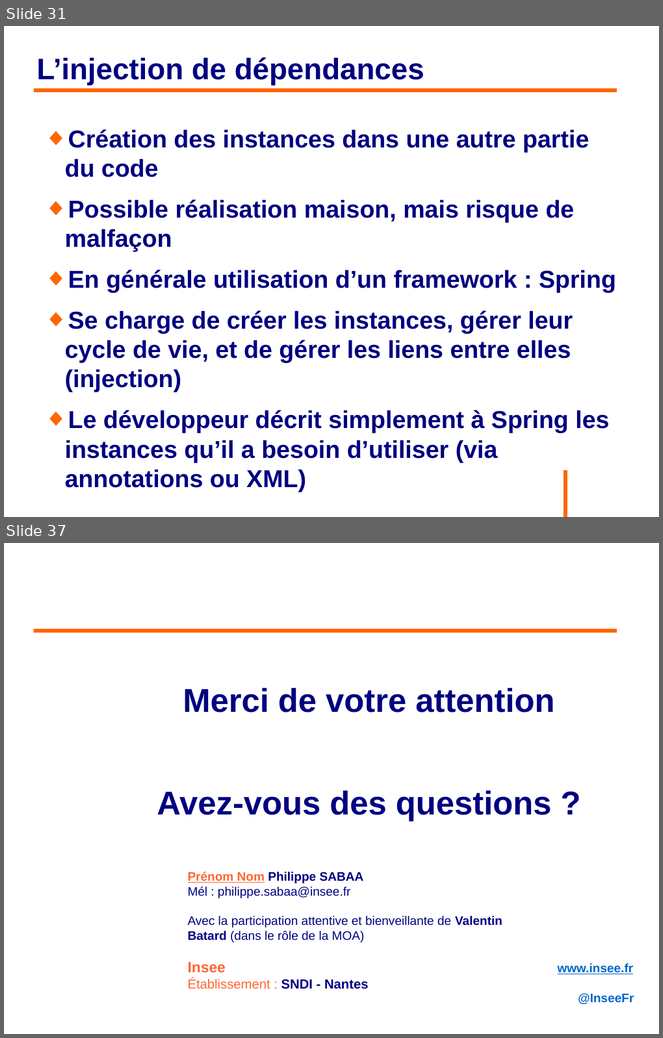
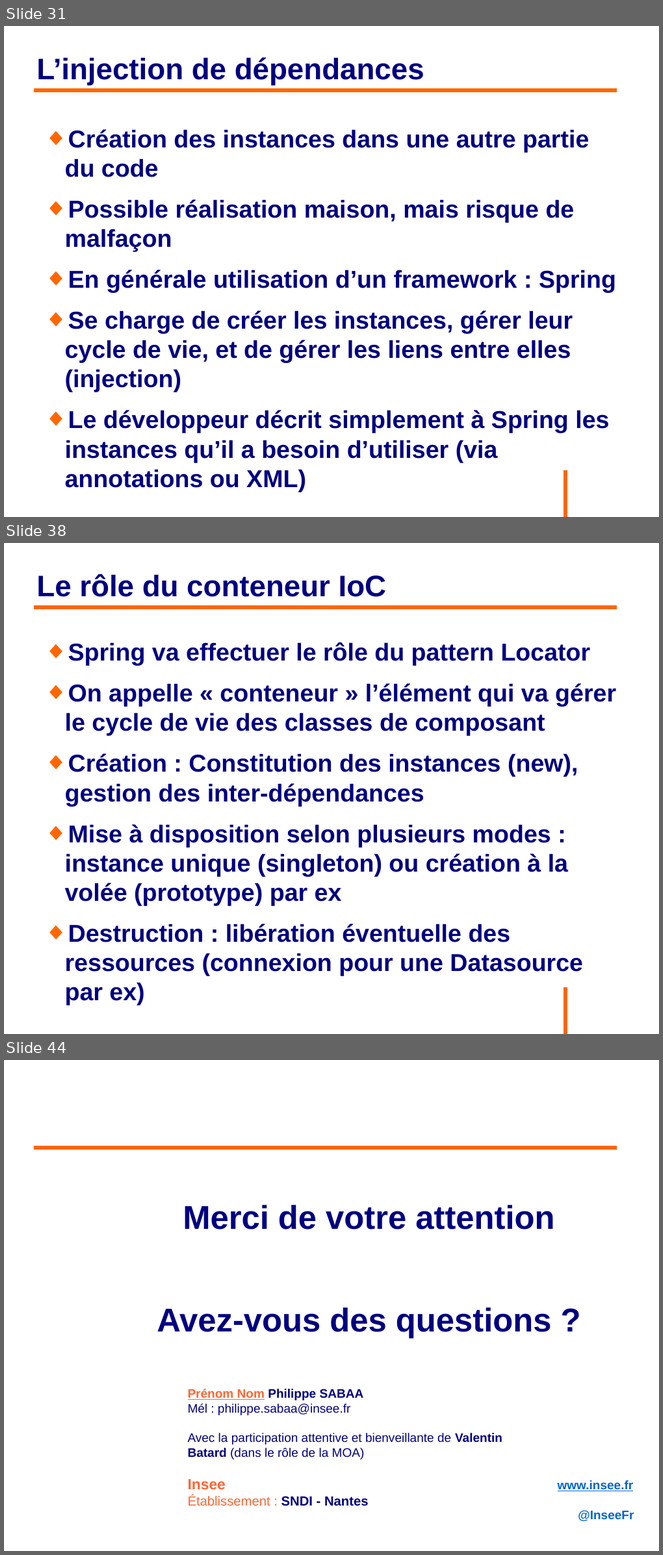
Before and after one commit to philphils/formation-spring, a slide deck: Documentation/diapo_formation_spring.odp. Shown one above the other, each under a label of ours: slides 31 and 37 before the commit, slides 31, 38 and 44 after it; the slides between them are not shown. The pictures are 663x1038 and 663x1555 pixels, drawn with LibreOffice and Linux fonts; fonts in the diff are those of the drawing; background and template pictures are left out. Boxes give left, top, right and bottom in pixels: in the first picture for what was removed or moved away, otherwise in the second. Text is boxed around its words. In the diff, an @@ line names an element or a change of style, - is before the commit and + after.

Commit message:
Fin partie conteneur

```diff
--- a/Documentation/diapo_formation_spring.odp
+++ b/Documentation/diapo_formation_spring.odp
@@ slide 38 added at bbox=[4, 543, 659, 1034], background #FFFFFF; not listed: 1 template element that a slide beside it also shows @@
@@ title added at bbox=[36, 574, 387, 597], 36 pt, text #000080, bold @@
+Le rôle du conteneur IoC
@@ line added from (34, 607) to (618, 607), #FF6600 4.54 pt @@
@@ text added at bbox=[65, 642, 616, 977], 29.6 pt, text #000080, bold @@
+◆ Spring va effectuer le rôle du pattern Locator
+◆ On appelle « conteneur » l’élément qui va gérer le cycle de vie des classes de composant
+◆ Création : Constitution des instances (new), gestion des inter-dépendances
+◆ Mise à disposition selon plusieurs modes : instance unique (singleton) ou création à la volée (prototype) par ex
+◆ Destruction : libération éventuelle des ressources (connexion pour une Datasource par ex)
@@ what was slide 37 is now slide 44 @@
```
Also in this commit, not shown: 3 slides changed, 8 other slides added, 2 slides removed.
